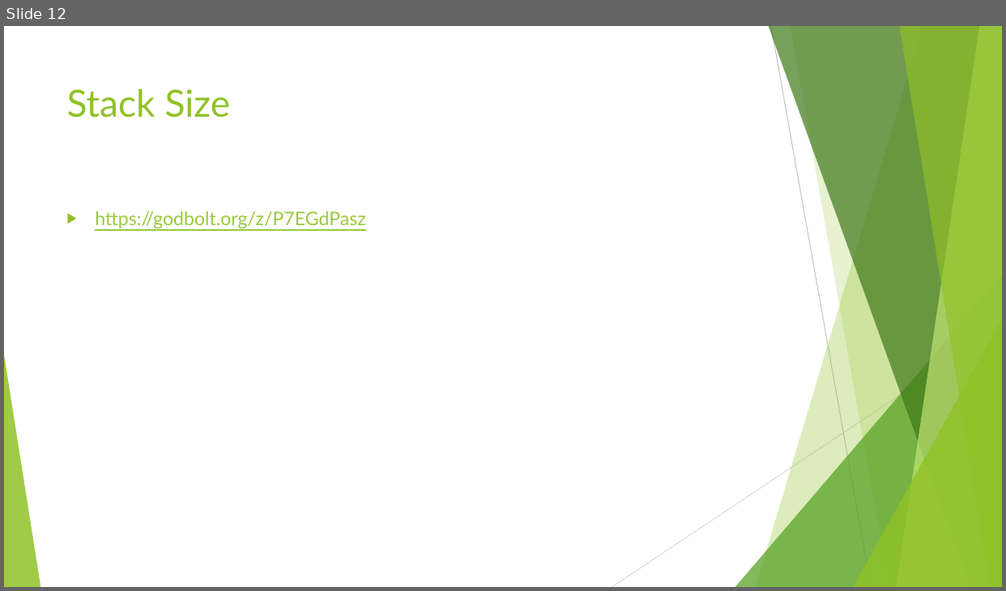
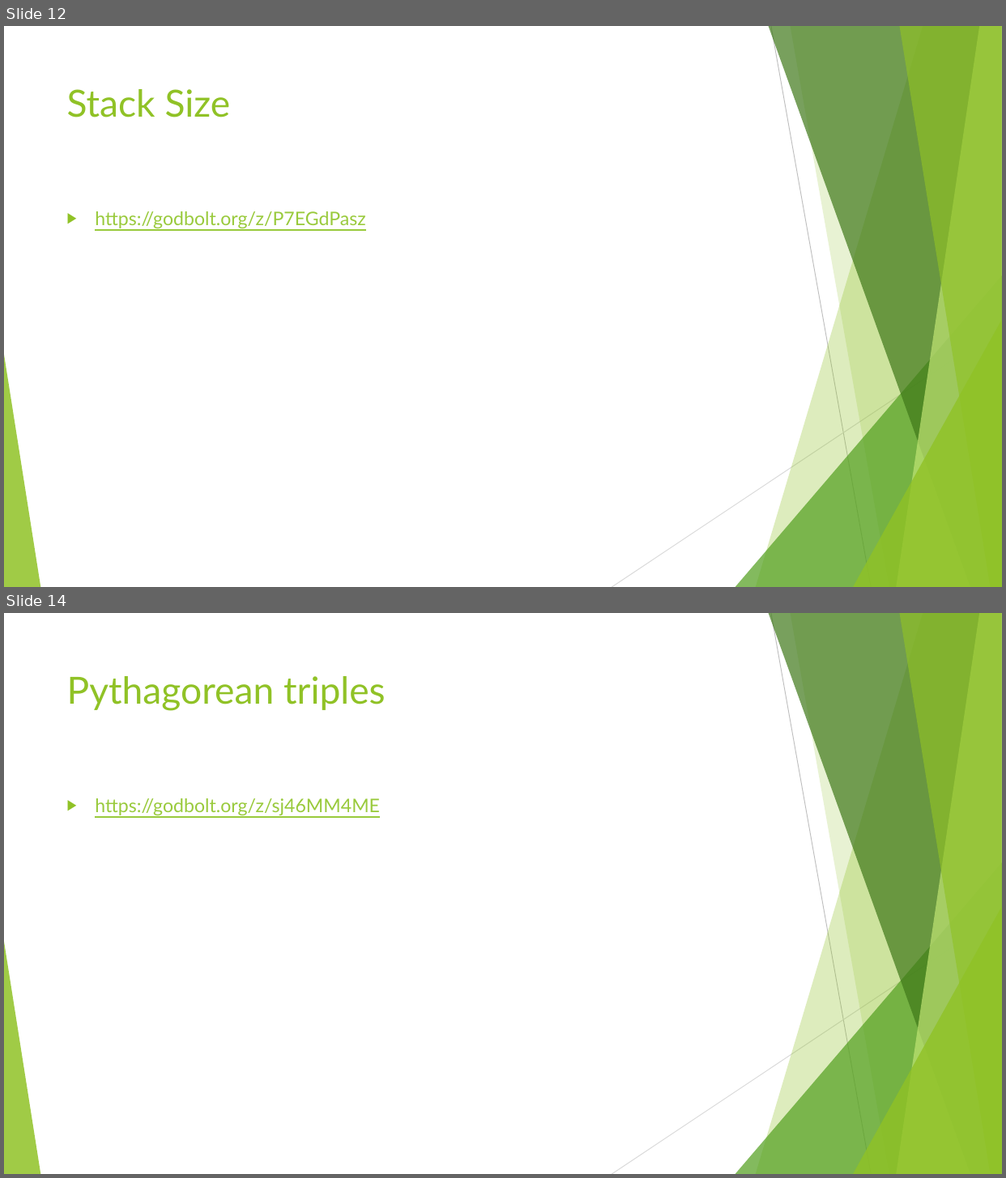
Before and after one commit to jbandela/cpp-from-the-sky-down, a slide deck: Presentations/SPL - Presentation.pptx. Shown one above the other, each under a label of ours: slide 12 before the commit, slides 12 and 14 after it; the slides between them are not shown. The pictures are 1006x591 and 1006x1178 pixels, drawn with LibreOffice and Linux fonts; fonts in the diff are those of the drawing. Boxes give left, top, right and bottom in pixels: in the first picture for what was removed or moved away, otherwise in the second. Text is boxed around its words. In the diff, an @@ line names an element or a change of style, - is before the commit and + after.

Commit message:
update presentation

```diff
--- a/Presentations/SPL - Presentation.pptx
+++ b/Presentations/SPL - Presentation.pptx
@@ slide 14 added at [4,613,1002,1174], background #FFFFFF; not listed: 10 template elements that a slide beside it also shows @@
@@ title added at [67,676,386,711], 36 pt, text #90C226 @@
+Pythagorean triples
@@ text added at [95,798,380,815], 18 pt, text #99CA3C, underline @@
+▶ https://godbolt.org/z/sj46MM4ME
```
Also in this commit, not shown: 4 other slides added.
